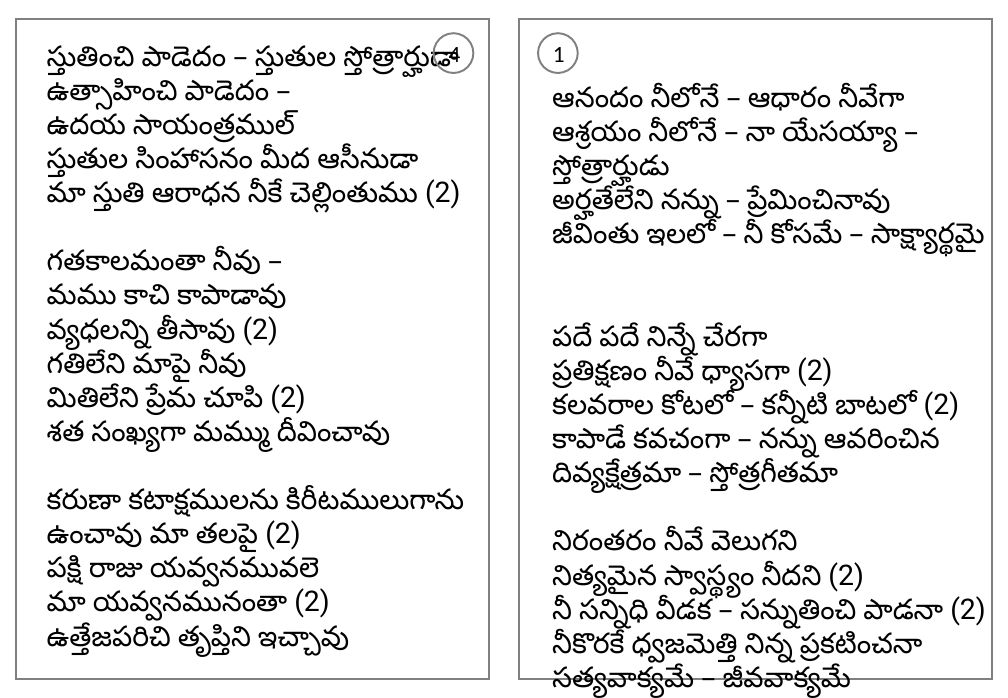
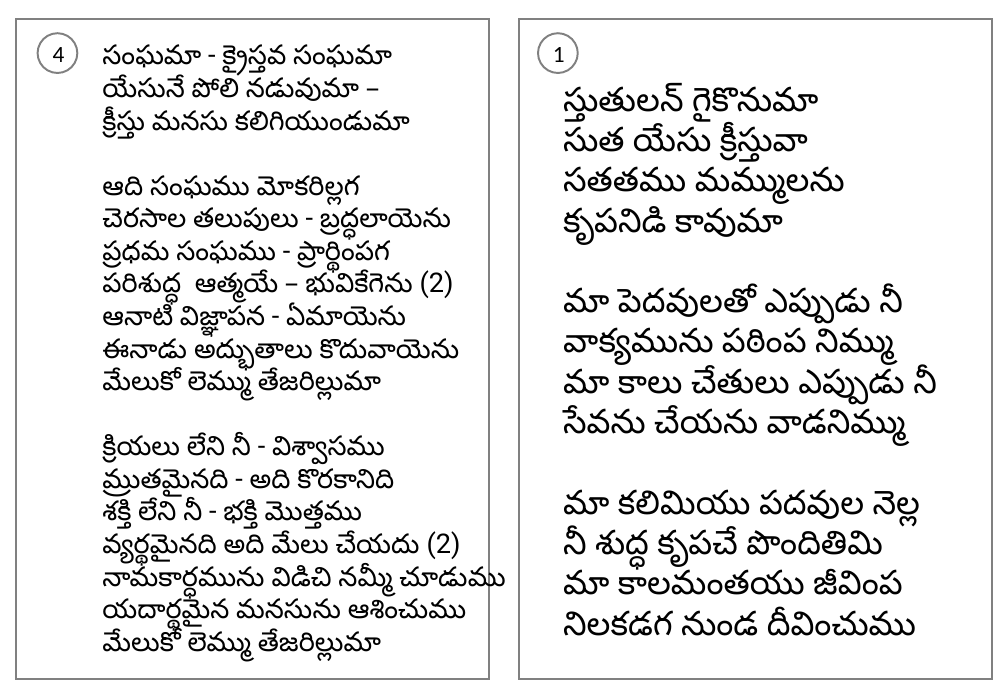
Before and after one commit to venu-webdev/songsDb, a slide deck: slide 1 of songsTemplate.pptx. Drawn at 1008x698 pixels with LibreOffice and Linux fonts; fonts in the diff are those of the drawing. Boxes give left, top, right and bottom in pixels: in the first picture for what was removed or moved away, otherwise in the second. Text is boxed around its words. In the diff, an @@ line names an element or a change of style, - is before the commit and + after.

```diff
--- a/songsTemplate.pptx
+++ b/songsTemplate.pptx
@@ ellipse "4": place and size @@
-ellipse "4" at (434, 34, 474, 74)
+ellipse "4" at (37, 34, 77, 74)
@@ text at (102, 44, 505, 662): text changed; size 22 to 21 pt @@
-స్తుతించి పాడెదం – స్తుతుల స్తోత్రార్హుడా
-ఉత్సాహించి పాడెదం –
-ఉదయ సాయంత్రముల్
-స్తుతుల సింహాసనం మీద ఆసీనుడా
-మా స్తుతి ఆరాధన నీకే చెల్లింతుము (2)
-గతకాలమంతా నీవు –
-మము కాచి కాపాడావు
-వ్యధలన్ని తీసావు (2)
-గతిలేని మాపై నీవు
-మితిలేని ప్రేమ చూపి (2)
-శత సంఖ్యగా మమ్ము దీవించావు
-కరుణా కటాక్షములను కిరీటములుగాను
-ఉంచావు మా తలపై (2)
-పక్షి రాజు యవ్వనమువలె
-మా యవ్వనమునంతా (2)
-ఉత్తేజపరిచి తృప్తిని ఇచ్చావు
+సంఘమా - క్రైస్తవ సంఘమా
+యేసునే పోలి నడువుమా –
+క్రీస్తు మనసు కలిగియుండుమా
+ఆది సంఘము మోకరిల్లగ
+చెరసాల తలుపులు - బ్రద్ధలాయెను
+ప్రధమ సంఘము - ప్రార్థింపగ
+పరిశుద్ధ ఆత్మయే – భువికేగెను (2)
+ఆనాటి విజ్ఞాపన - ఏమాయెను
+ఈనాడు అద్భుతాలు కొదువాయెను
+మేలుకో లెమ్ము తేజరిల్లుమా
+క్రియలు లేని నీ - విశ్వాసము
+మ్రుతమైనది - అది కొరకానిది
+శక్తి లేని నీ - భక్తి మొత్తము
+వ్యర్థమైనది అది మేలు చేయదు (2)
+నామకార్ధమును విడిచి నమ్మీ చూడుము
+యదార్థమైన మనసును ఆశించుము
+మేలుకో లెమ్ము తేజరిల్లుమా
@@ text at (563, 86, 937, 636): text changed; size 22 to 26 pt @@
-ఆనందం నీలోనే – ఆధారం నీవేగా
-ఆశ్రయం నీలోనే – నా యేసయ్యా – స్తోత్రార్హుడు
-అర్హతేలేని నన్ను – ప్రేమించినావు
-జీవింతు ఇలలో – నీ కోసమే – సాక్ష్యార్థమై
-పదే పదే నిన్నే చేరగా
-ప్రతిక్షణం నీవే ధ్యాసగా (2)
-కలవరాల కోటలో – కన్నీటి బాటలో (2)
-కాపాడే కవచంగా – నన్ను ఆవరించిన
-దివ్యక్షేత్రమా – స్తోత్రగీతమా
-నిరంతరం నీవే వెలుగని
-నిత్యమైన స్వాస్థ్యం నీదని (2)
-నీ సన్నిధి వీడక – సన్నుతించి పాడనా (2)
-నీకొరకే ధ్వజమెత్తి నిన్న ప్రకటించనా
-సత్యవాక్యమే – జీవవాక్యమే
+స్తుతులన్ గైకొనుమా
+సుత యేసు క్రీస్తువా
+సతతము మమ్ములను
+కృపనిడి కావుమా
+మా పెదవులతో ఎప్పుడు నీ
+వాక్యమును పఠింప నిమ్ము
+మా కాలు చేతులు ఎప్పుడు నీ
+సేవను చేయను వాడనిమ్ము
+మా కలిమియు పదవుల నెల్ల
+నీ శుద్ధ కృపచే పొందితిమి
+మా కాలమంతయు జీవింప
+నిలకడగ నుండ దీవించుము
```
Also in this commit, not shown: 1 other slide changed, 7 other files.
